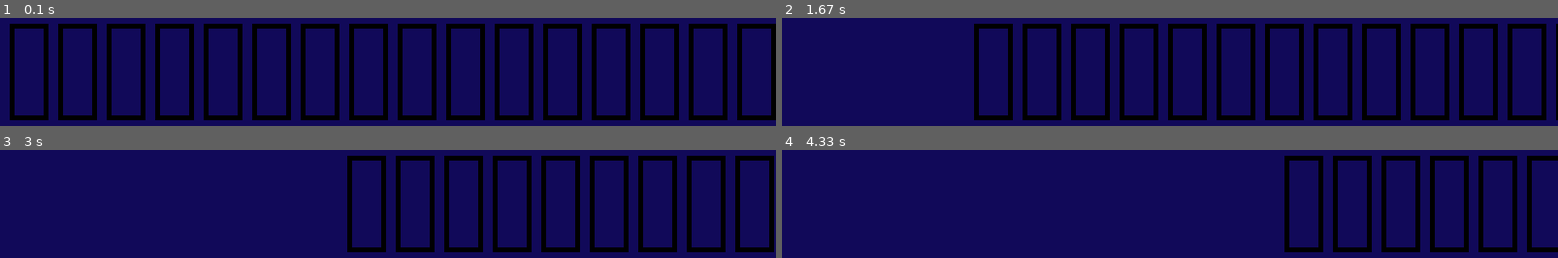
Above: before the commit, frames 1-4 (two rows, left to right).
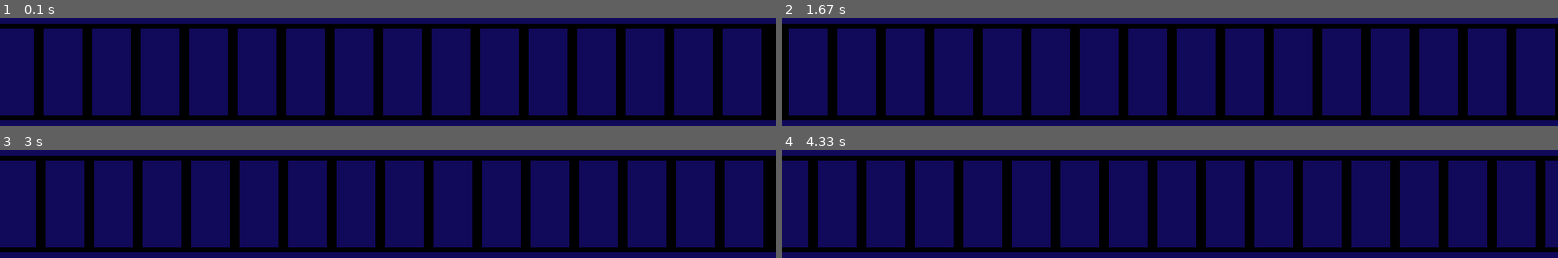
Above: after the commit, the same moments.

Repository: niharikavattikonda/GWC-SIP-AOL2016
Game: pygame game, started from OOP/cityScroller.py
Two runs of this game, one before a commit and one after it. Both use one fixed random seed, a clock stepped at 60 frames per second and the inputs below.
Inputs:
- Up to frame 1 (0.1 s): no input
- Up to frame 2 (1.67 s): no input
- Up to frame 3 (3 s): no input
- Up to frame 4 (4.33 s): no input

The runs differ from the first frame. In frame 1, 33% of the frame differs, in the area x 0-100%, y 5-95%; in frame 2, 19%; in frame 3, 23%; in frame 4, 28%.

Commit message:
Update cityScroller.py

Diff:
--- a/OOP/cityScroller.py
+++ b/OOP/cityScroller.py
@@ -80,7 +80,7 @@
         """
 
     def move(self, speed):
-        self.x_point += speed
+        self.x_point -= speed
         """
         Takes in an integer that represents the speed at which the building is moving
             A positive integer moves the building to the right ->
@@ -130,7 +130,7 @@
         current_width = 0
         while(current_width <= self.width):
             self.add_building(current_width)
-            current_width += 50
+            current_width += self.buildings[-1].width
 
         """
         Will call add_building until there the buildings fill up the width of the
@@ -139,7 +139,7 @@
 
     def add_building(self, x_location):
 
-        self.buildings.append(Building(x_location, 400, 40, 100, BLACK))
+        self.buildings.append(Building(x_location, 400, 50, 100, BLACK))
 
         """
         takes in an x_location, an integer, that represents where along the x-axis to
@@ -158,6 +158,8 @@
     def move_buildings(self):
         for item in self.buildings:
             item.move(2)
+        new_x = self.buildings[-1].x_point + self.buildings[-1].width
+        self.add_building(new_x)
 
         """
         This calls the move method on each building passing in the speed variable
